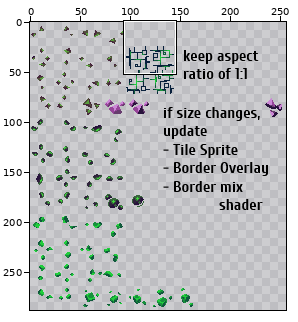
File history of a pixel-art file, Arrcival-Archipelago/content/tile/resources_sheet_edited.ase. Above, an overview of the earlier version with the close-up marked.
Close-up. Before the commit:
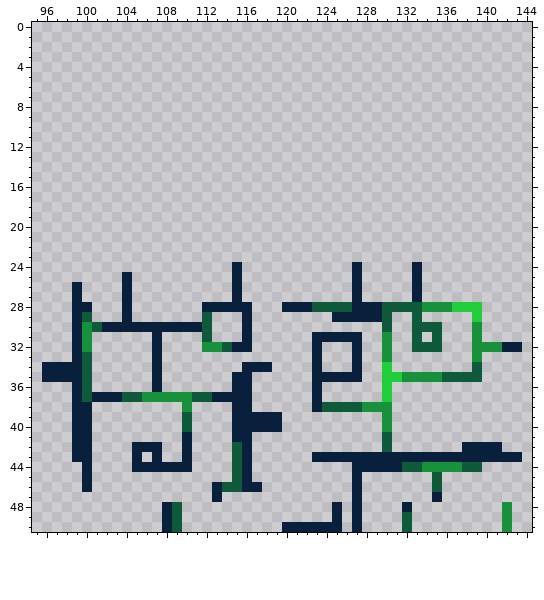
288x288 pixels, 1 frame. Pixels under 10% opacity are left out. Shown: x 95..144, y 0..50. The wide view leaves out empty margins.
Now the later version:
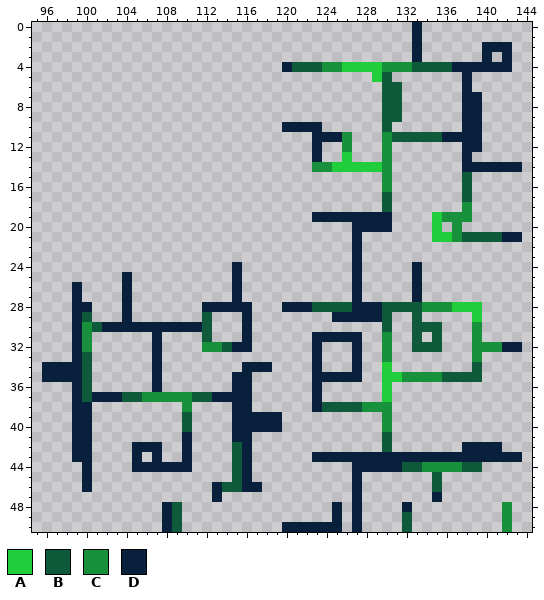
Palette (. is transparent): A #20ce3c  B #105a3c  C #18913c  D #08203c
Difference:
@@ x 118..144 @@
- 0 ...........................
- 1 ...........................
- 2 ...........................
- 3 ...........................
- 4 ...........................
- 5 ...........................
- 6 ...........................
- 7 ...........................
- 8 ...........................
- 9 ...........................
-10 ...........................
-11 ...........................
-12 ...........................
-13 ...........................
-14 ...........................
-15 ...........................
-16 ...........................
-17 ...........................
-18 ...........................
-19 ...........................
-20 ...........................
-21 ...........................
-22 ...........................
-23 ...........................
+ 0 ...............D...........
+ 1 ...............D...........
+ 2 ...............D......DDD..
+ 3 ...............D......D.D..
+ 4 ..DBBBCCAAAACCCBBBBDDDDDD..
+ 5 ...........AB.......D......
+ 6 ............BB......D......
+ 7 ............BB......DD.....
+ 8 ............BB......DD.....
+ 9 ............BB......DD.....
+10 ..DDDD......B.......DD.....
+11 .....DDDC...CBBBBBDDDD.....
+12 .....D..C...C.......DD.....
+13 .....D..A...C.......D......
+14 .....CCAAAAAC.......DDDDDD.
+15 ............C.......B......
+16 ............C.......B......
+17 ............B.......B......
+18 ............B.......C......
+19 .....DDDDDDDD....ACCC......
+20 .........DDDD....A.C.......
+21 .........D.......AACBBBBDD.
+22 .........D.................
+23 .........D.................
 24 .........D.....D...........
Boxes around the changes in both close-ups, in picture pixels (x1, y1, x2, y2):
added: (282, 22, 522, 262)
